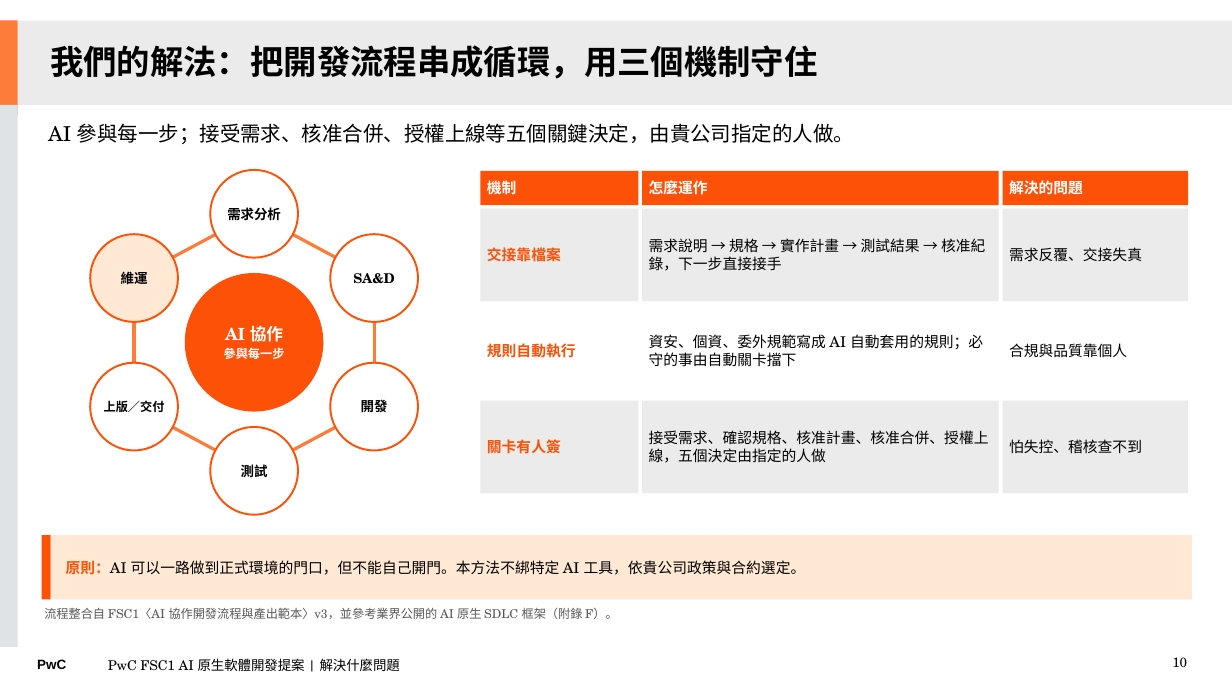
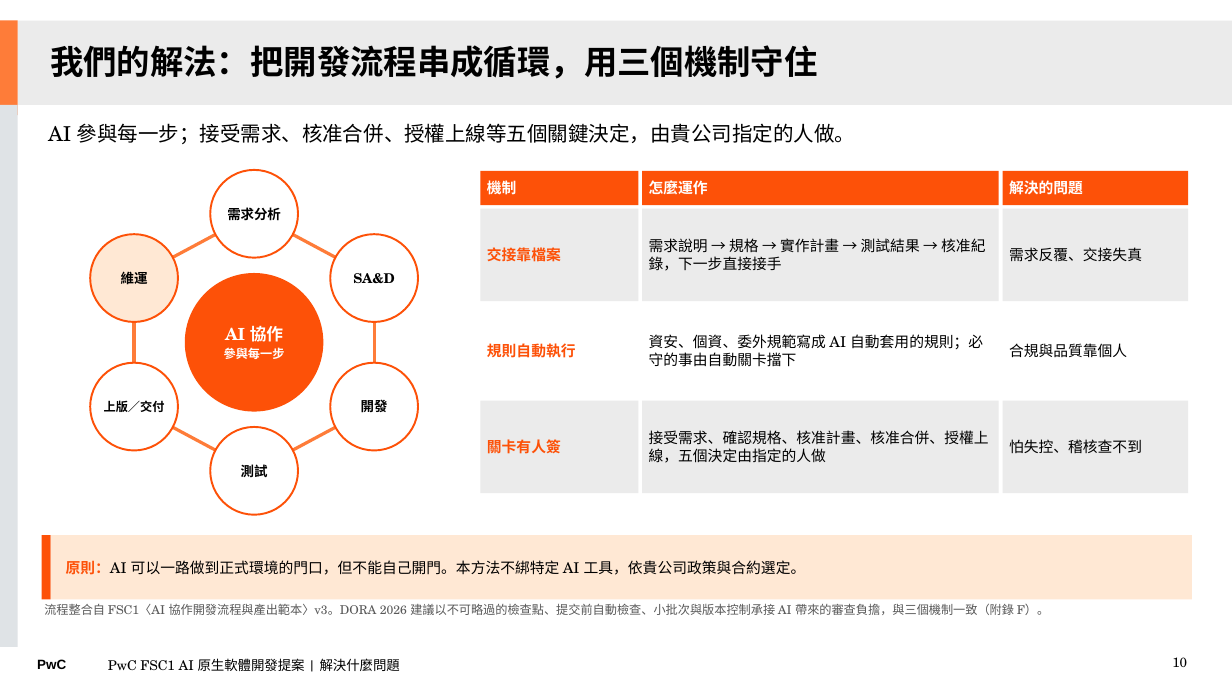
Before and after one commit to Robshao/PwC_FSC1, a slide deck: slide 10 of research/ai-native-sdlc/AI原生軟體開發_合夥人提案簡報.pptx. Drawn at 1232x693 pixels with LibreOffice and Linux fonts; fonts in the diff are those of the drawing. Boxes give left, top, right and bottom in pixels: in the first picture for what was removed or moved away, otherwise in the second. Text is boxed around its words. In the diff, an @@ line names an element or a change of style, - is before the commit and + after.

```diff
--- a/research/ai-native-sdlc/AI原生軟體開發_合夥人提案簡報.pptx
+++ b/research/ai-native-sdlc/AI原生軟體開發_合夥人提案簡報.pptx
@@ text at [44,604,1049,615]: text changed @@
-流程整合自 FSC1〈AI 協作開發流程與產出範本〉v3，並參考業界公開的 AI 原生 SDLC 框架（附錄 F）。
+流程整合自 FSC1〈AI 協作開發流程與產出範本〉v3。DORA 2026 建議以不可略過的檢查點、提交前自動檢查、小批次與版本控制承接 AI 帶來的審查負擔，與三個機制一致（附錄 F）。
```
Also in this commit, not shown: 4 other slides changed, 5 other files.
